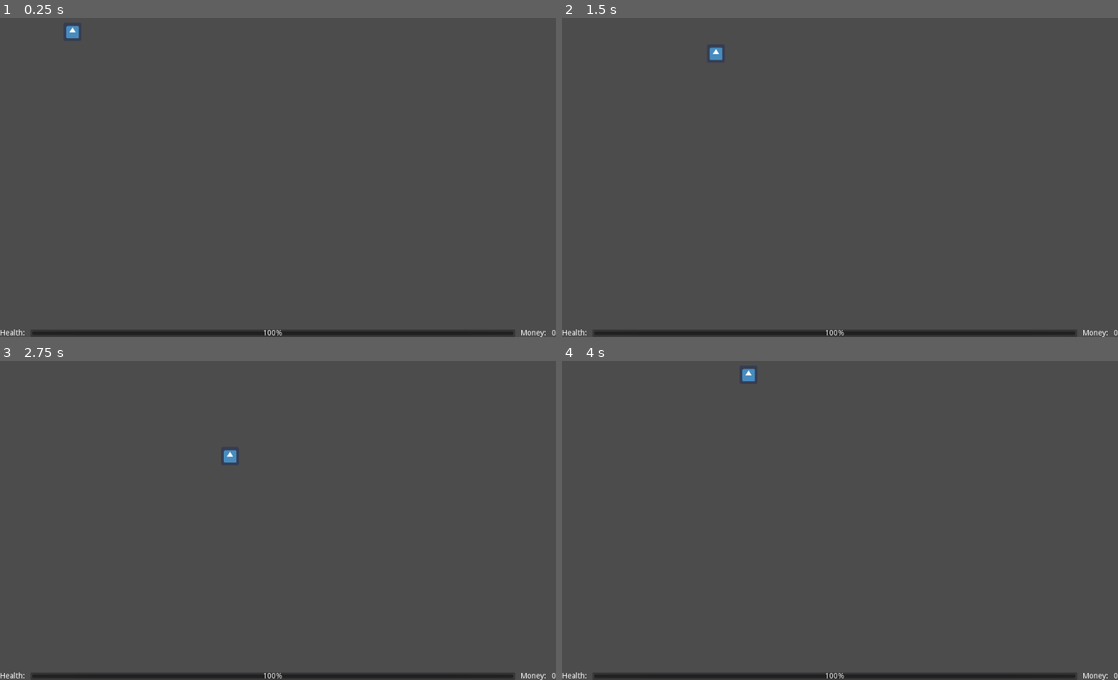
Above: before the commit, frames 1-4 (two rows, left to right).
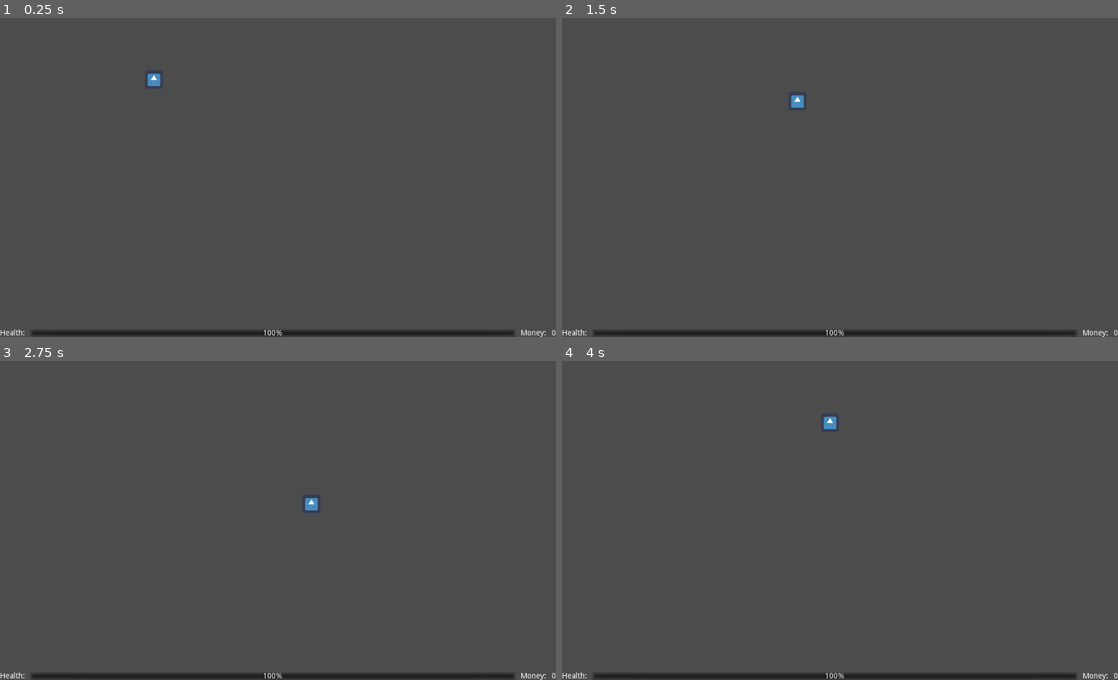
Above: after the commit, the same moments.

Repository: LMBishop/LikKanShootdown
Game: Godot game, scene res://Node2D.tscn
Same seed, same stepped clock (60 frames per second), same inputs: the game is played once before the commit and once after it. The engine's default icon, where the game draws it, is replaced by a stand-in: a white triangle on a blue panel in a dark square.
Inputs:
- Up to frame 1 (0.25 s): no input
- Up to frame 2 (1.5 s): tap Enter at 0.5 s; hold Right (right) 0.53-1.28 s; hold Down (down) from 1.28 s (still down)
- Up to frame 3 (2.75 s): release Down (down) at 2.03 s; hold Right (right) from 2.03 s (still down)
- Up to frame 4 (4 s): release Right (right) at 2.78 s; hold Up (up) 2.78-3.53 s; hold Left (left) from 3.53 s (still down)

The runs differ from the first frame. In frame 1, 0.2% of the frame differs, in the area x 11-29%, y 2-22%; in frame 2, 0.2%, in the area x 26-44%, y 9-29%; in frame 3, 0.2%; in frame 4, 0.2%.

Commit message:
Remove unneeded node

Diff:
--- a/Node2D.tscn
+++ b/Node2D.tscn
@@ -7,17 +7,15 @@
 
 [node name="Node" type="Node"]
 
-[node name="Node2D" type="Node2D" parent="."]
-
-[node name="KinematicBody2D" type="KinematicBody2D" parent="Node2D"]
-position = Vector2( 149, 52 )
+[node name="KinematicBody2D" type="KinematicBody2D" parent="."]
+position = Vector2( 299, 140 )
 input_pickable = true
 script = ExtResource( 2 )
 
-[node name="CollisionShape2D" type="CollisionShape2D" parent="Node2D/KinematicBody2D"]
+[node name="CollisionShape2D" type="CollisionShape2D" parent="KinematicBody2D"]
 shape = SubResource( 1 )
 
-[node name="Sprite" type="Sprite" parent="Node2D/KinematicBody2D/CollisionShape2D"]
+[node name="Sprite" type="Sprite" parent="KinematicBody2D/CollisionShape2D"]
 position = Vector2( -15.5, -15 )
 scale = Vector2( 0.515625, 0.53125 )
 texture = ExtResource( 1 )
